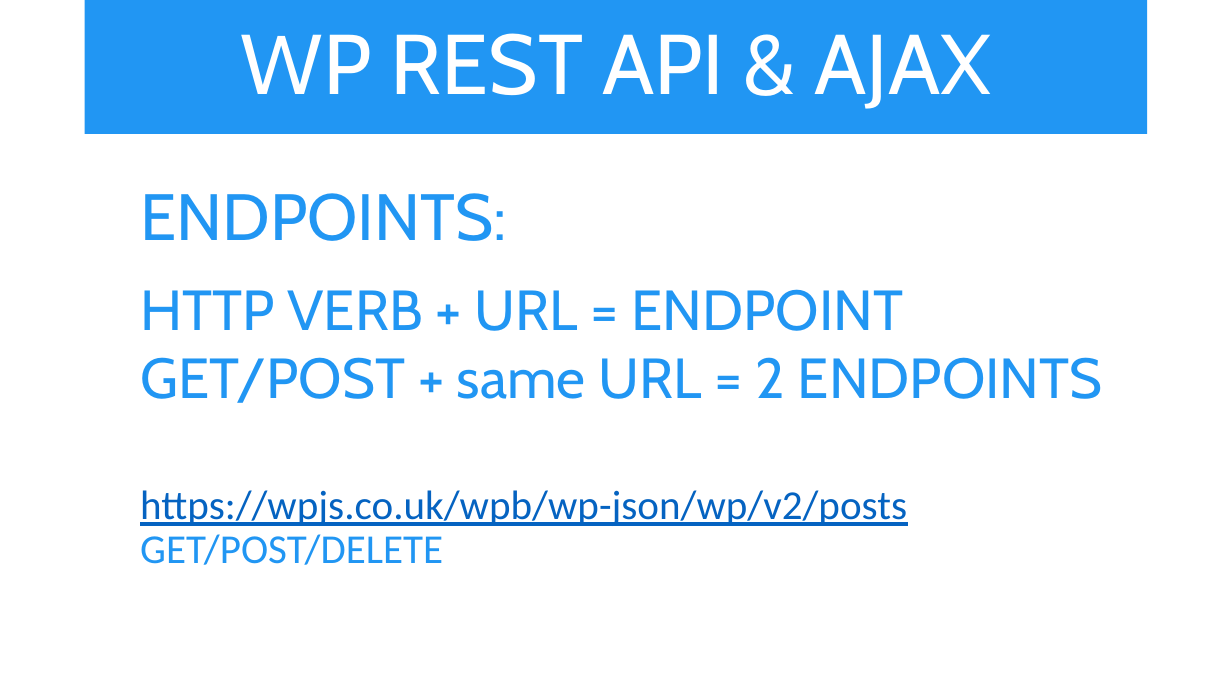
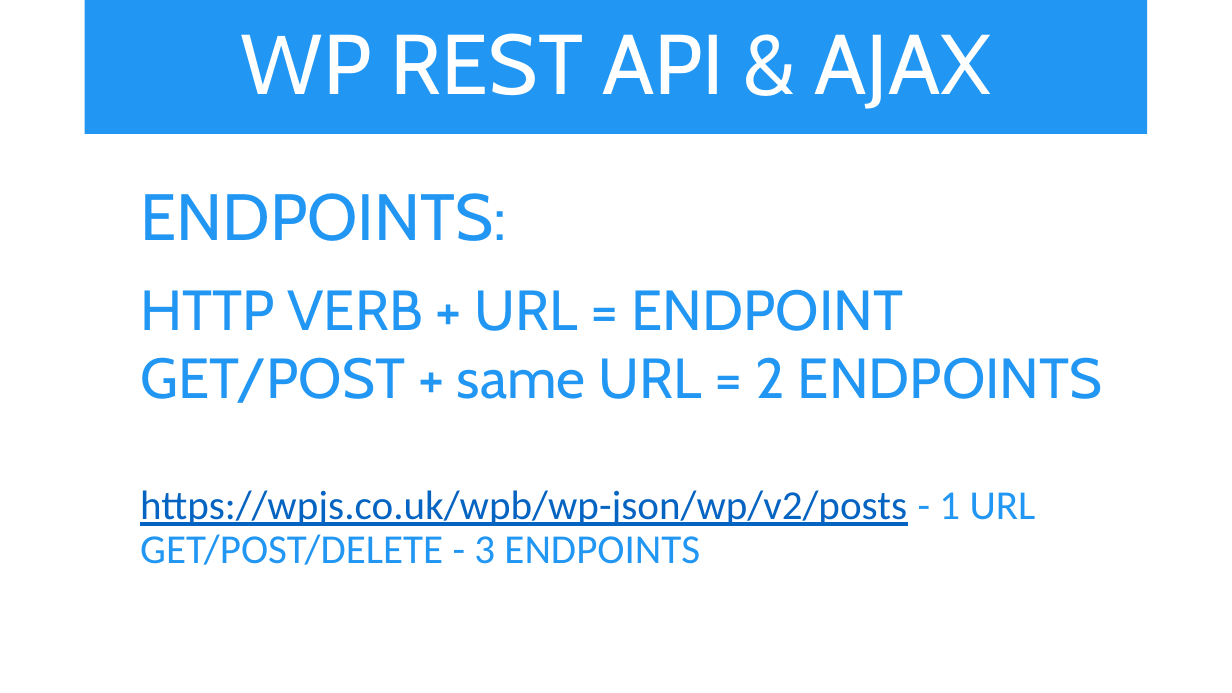
Before and after one commit to iwswordpress/rest, a slide deck: slide 9 of rest-api-workshop.pptx (slide 8 before the commit). Drawn at 1232x693 pixels with LibreOffice and Linux fonts; fonts in the diff are those of the drawing. Boxes give left, top, right and bottom in pixels: in the first picture for what was removed or moved away, otherwise in the second. Text is boxed around its words. In the diff, an @@ line names an element or a change of style, - is before the commit and + after.

```diff
--- a/rest-api-workshop.pptx
+++ b/rest-api-workshop.pptx
@@ text at [140,490,1036,565]: text changed @@
-  https://wpjs.co.uk/wpb/wp-json/wp/v2/posts GET/POST/DELETE
+  https://wpjs.co.uk/wpb/wp-json/wp/v2/posts - 1 URL GET/POST/DELETE - 3 ENDPOINTS
```
Also in this commit, not shown: 9 other slides changed, 1 slide added, 5 other files.
